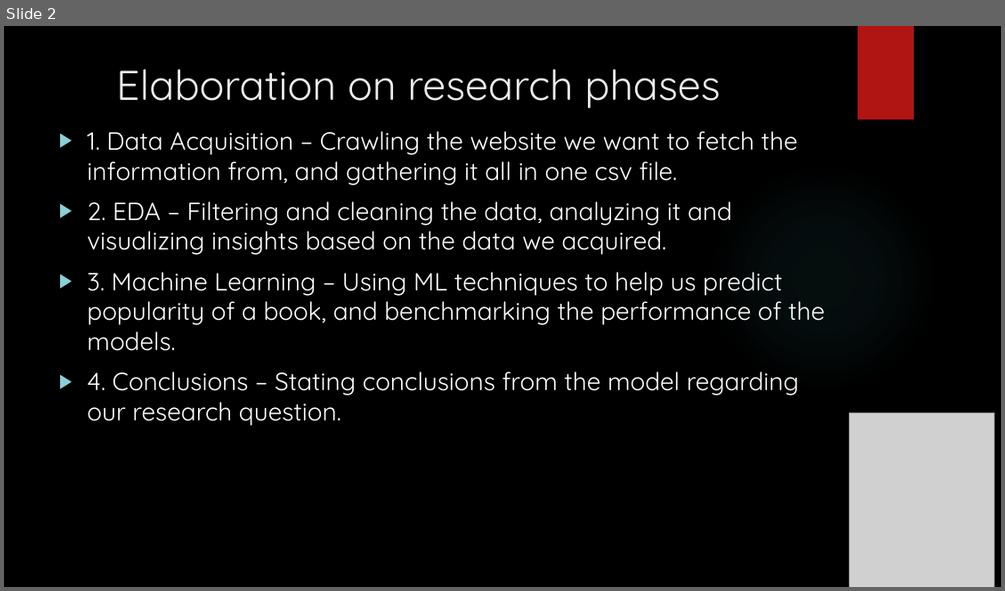
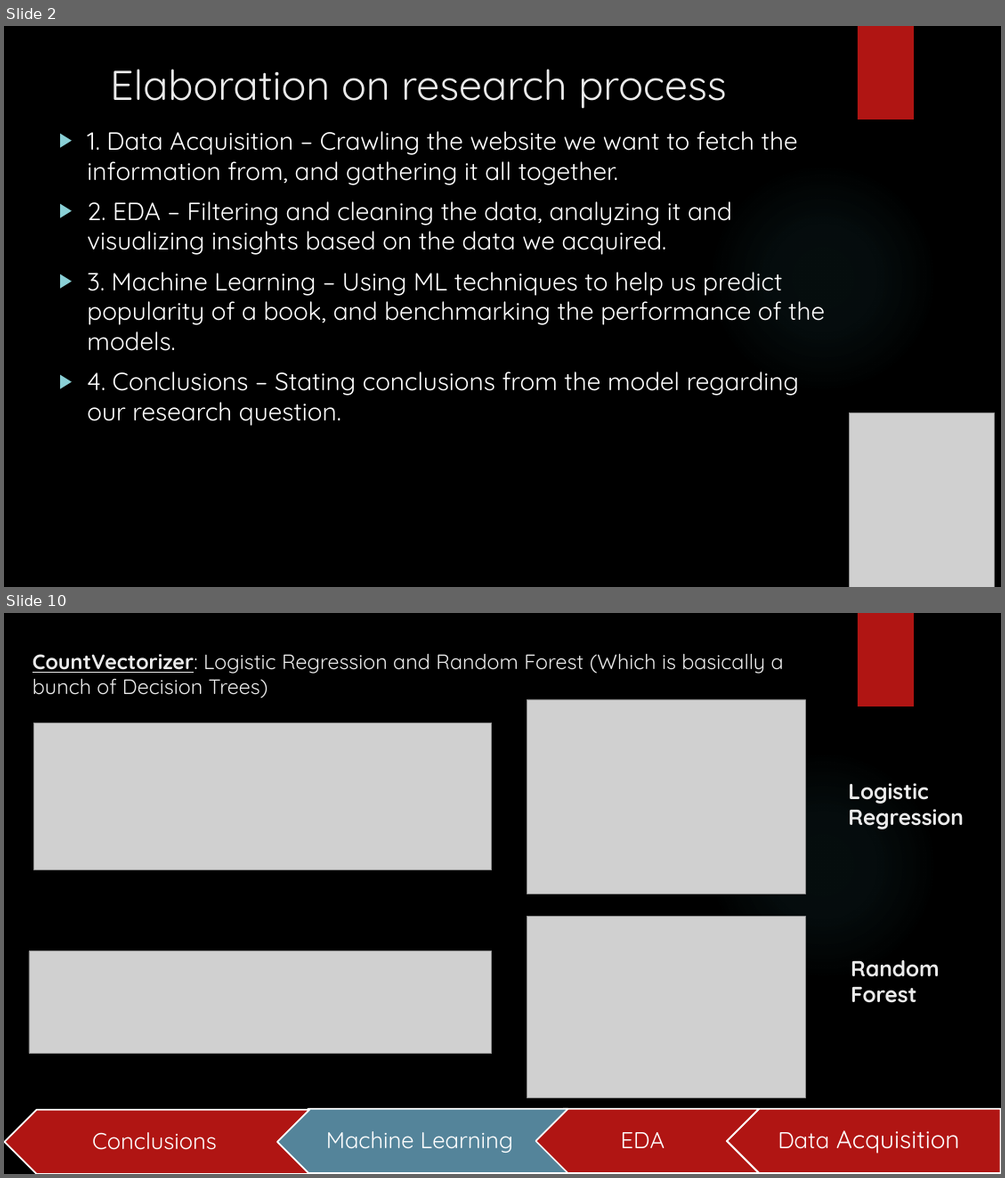
Before and after one commit to yaniv208/DataScienceProject, a slide deck: Books popularity prediction.pptx. Shown one above the other, each under a label of ours: slide 2 before the commit, slides 2 and 10 after it; the slides between them are not shown. The pictures are 1005x591 and 1005x1178 pixels, drawn with LibreOffice and Linux fonts; fonts in the diff are those of the drawing; grey boxes stand for pictures; background and template pictures are left out. Boxes give left, top, right and bottom in pixels: in the first picture for what was removed or moved away, otherwise in the second. Text is boxed around its words. In the diff, an @@ line names an element or a change of style, - is before the commit and + after.

```diff
--- a/Books popularity prediction.pptx
+++ b/Books popularity prediction.pptx
@@ slide 10 added at [4,613,1001,1174], background picture (left out); not listed: 2 template elements that a slide beside it also shows @@
@@ text added at [32,653,784,698], 20 pt, text #EBEBEB @@
+CountVectorizer: Logistic Regression and Random Forest (Which is basically a bunch of Decision Trees)
@@ picture added at [527,699,806,893] @@
@@ picture added at [34,723,492,869] @@
@@ text added at [848,783,963,829], 21 pt, text #EBEBEB, bold @@
+Logistic Regression
@@ picture added at [527,916,806,1097] @@
@@ picture added at [29,951,492,1054] @@
@@ text added at [850,960,939,1003], 21 pt, text #EBEBEB, bold @@
+Random
+Forest
@@ chevron added at [4,1110,309,1174], fill #B01513, outline #FFFFFF 1.5 pt @@
@@ chevron added at [276,1109,568,1173], fill #54849A, outline #FFFFFF 1.5 pt @@
@@ chevron added at [531,1109,760,1173], fill #B01513, outline #FFFFFF 1.5 pt @@
@@ pentagon arrow added at [727,1109,1001,1173], fill #B01513, outline #FFFFFF 1.5 pt @@
@@ text added at [92,1132,217,1150], 22 pt, text #FFFFFF @@
+Conclusions
@@ text added at [326,1131,513,1152], 22 pt, text #FFFFFF @@
+Machine Learning
@@ text added at [621,1132,664,1148], 22 pt, text #FFFFFF @@
+EDA
@@ text added at [777,1130,960,1153], 24 pt, text #FFFFFF @@
+Data Acquisition
@@ slide 2 changed as well @@
@@ title at [110,69,726,109]: text changed @@
-Elaboration on research phases
+Elaboration on research process
@@ text at [87,131,798,185]: text changed @@
-▶ 1. Data Acquisition – Crawling the website we want to fetch the information from, and gathering it all in one csv file.
+▶ 1. Data Acquisition – Crawling the website we want to fetch the information from, and gathering it all together.
```
Also in this commit, not shown: 4 other slides changed, 6 other slides added, 3 other files.
